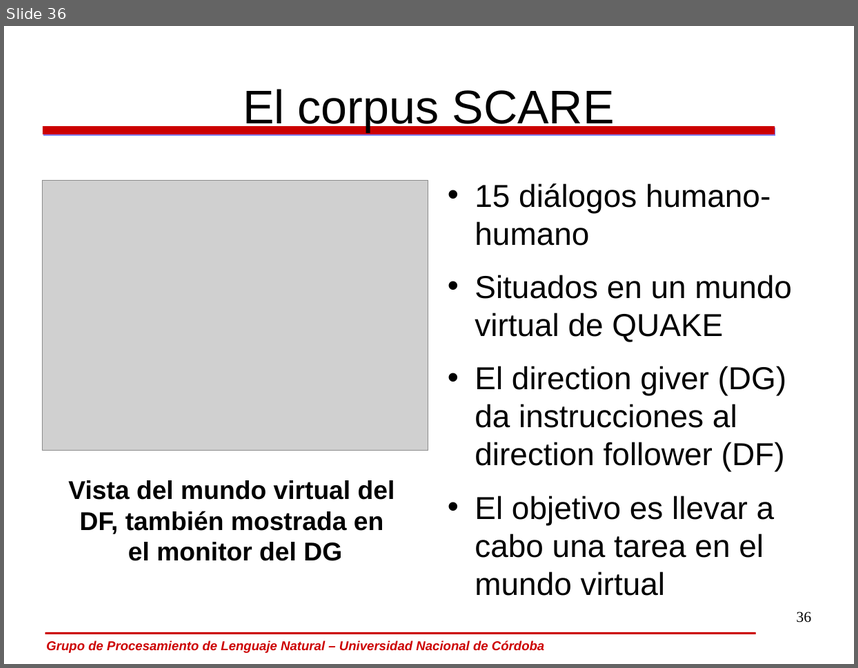
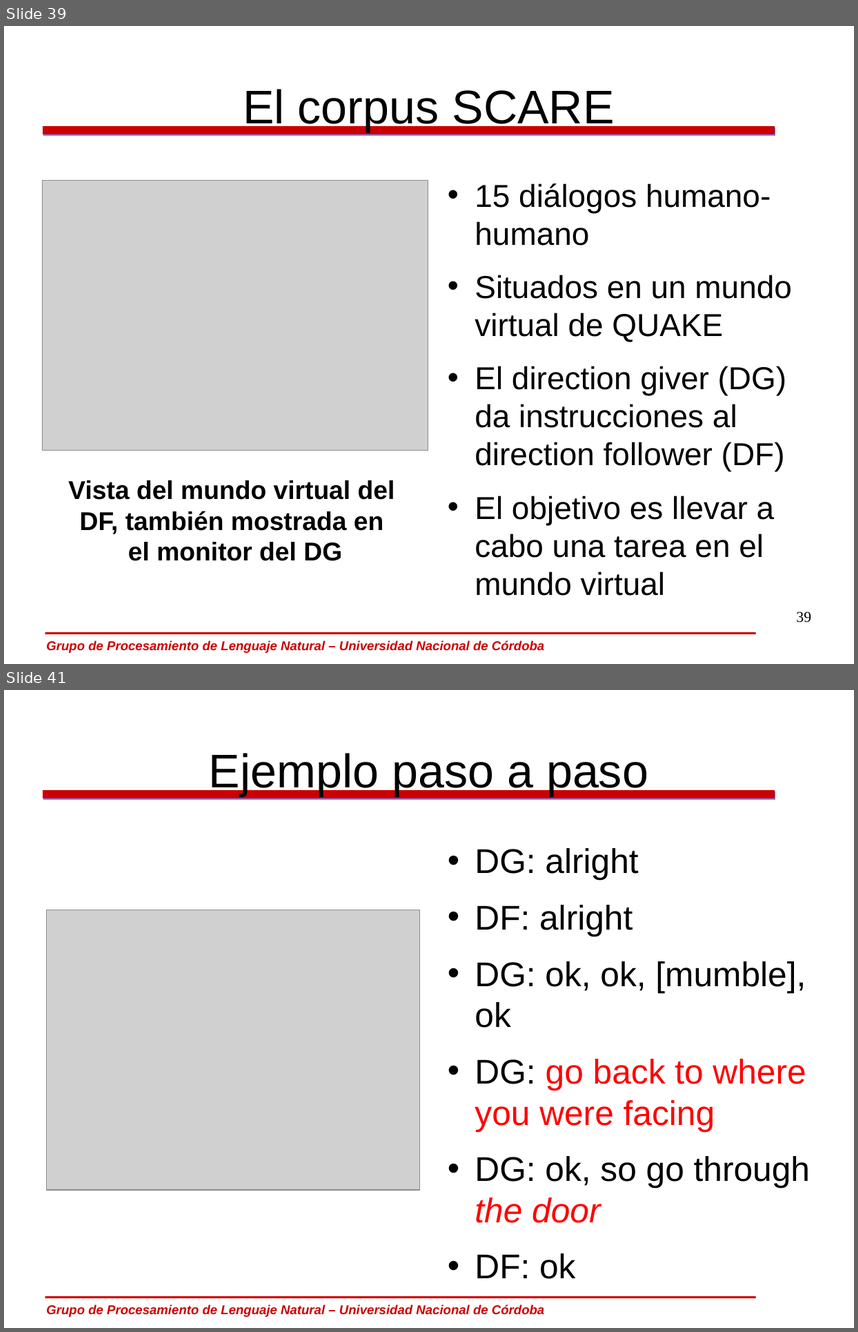
Before and after one commit to carlosareces/elic10, a slide deck: slides/dia5.odp. Shown one above the other, each under a label of ours: slide 36 before the commit, slides 39 and 41 after it; the slides between them are not shown. The pictures are 858x668 and 858x1332 pixels, drawn with LibreOffice and Linux fonts; fonts in the diff are those of the drawing; grey boxes stand for pictures; background and template pictures are left out. Boxes give left, top, right and bottom in pixels: in the first picture for what was removed or moved away, otherwise in the second. Text is boxed around its words. In the diff, an @@ line names an element or a change of style, - is before the commit and + after.

```diff
--- a/slides/dia5.odp
+++ b/slides/dia5.odp
@@ slide 41 added at box(4, 690, 854, 1328), background #FFFFFF; not listed: 3 template elements that a slide beside it also shows @@
@@ title added at box(209, 753, 648, 796), 44 pt, text #000000 @@
+Ejemplo paso a paso
@@ text added at box(475, 848, 810, 1223), 32 pt, text #000000 @@
+• DG: alright
+• DF: alright
+• DG: ok, ok, [mumble], ok
+• DG: go back to where you were facing
+• DG: ok, so go through the door
+• DF: ok
@@ picture added at box(46, 910, 420, 1190) @@
@@ what was slide 36 is now slide 39 @@
@@ page number at box(796, 611, 811, 622): text changed @@
-36
+39
```
Also in this commit, not shown: 3 slides changed, 7 other slides added, 2 slides removed.
